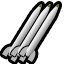
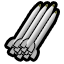
Layer changes from the first 64x64 image to the second:
added group "b 拷贝" with 30 layers above "b" over [7, 4, 57, 59]
added group "rocket 拷贝 5" with 4 layers in group "b 拷贝" over [20, 4, 55, 53]
moved "矩形 1" (1st of 9, in "b 拷贝" › "rocket 拷贝 5") into group "rocket 拷贝 5", painted on it, unmasked it over [25, 4, 59, 57]
removed group "组 1 拷贝" (4 layers) from group "组 2" over [10, 4, 51, 62]
added group "rocket 拷贝 4" with 4 layers in group "b 拷贝" over [13, 4, 48, 53]
moved "矩形 1" (2nd of 9, in "b 拷贝" › "rocket 拷贝 4") into group "rocket 拷贝 4", painted on it, unmasked it over [17, 4, 51, 57]
moved "圆角矩形 1" (2nd of 9, in "b 拷贝" › "rocket 拷贝 4") into group "rocket 拷贝 4", painted on it, unmasked it over [10, 39, 23, 57]
added group "rocket 拷贝 3" with 4 layers in group "b 拷贝" over [7, 4, 41, 53]
added layer "矩形 1" (3rd of 9, in "b 拷贝" › "rocket 拷贝 3") in group "rocket 拷贝 3" over [12, 4, 41, 48]
added group "rocket 拷贝 2" with 4 layers in group "b 拷贝" over [23, 10, 57, 59]
added layer "矩形 1" (4th of 9, in "b 拷贝" › "rocket 拷贝 2") in group "rocket 拷贝 2" over [28, 10, 57, 55]
added group "rocket 拷贝" (1st of 2, in "b 拷贝") with 4 layers in group "b 拷贝" over [16, 10, 51, 59]
added layer "矩形 1" (5th of 9, in "b 拷贝" › "rocket 拷贝") in group "rocket 拷贝" over [21, 10, 51, 55]
added group "rocket" (1st of 3, in "b 拷贝") with 4 layers in group "b 拷贝" over [9, 10, 44, 59]
added layer "矩形 1" (6th of 9, in "b 拷贝" › "rocket") in group "rocket" over [15, 10, 44, 55]
renamed "组 2" to "a", hid the group it (5 layers) over [2, 4, 59, 62]
removed group "组 1 拷贝 2" (4 layers) from group "组 2" over [19, 4, 59, 62]
painted on "矩形 1" (9th of 9, in "a" › "rocket"), unmasked it over [8, 4, 49, 57]
painted on "圆角矩形 1 拷贝" (9th of 9, in "a" › "rocket"), unmasked it over [10, 46, 29, 62]
painted on "圆角矩形 1" (9th of 9, in "a" › "rocket"), unmasked it over [2, 43, 24, 57]
…and 16 more changes (10 added, 6 mask, 6 painted, 5 stack)
